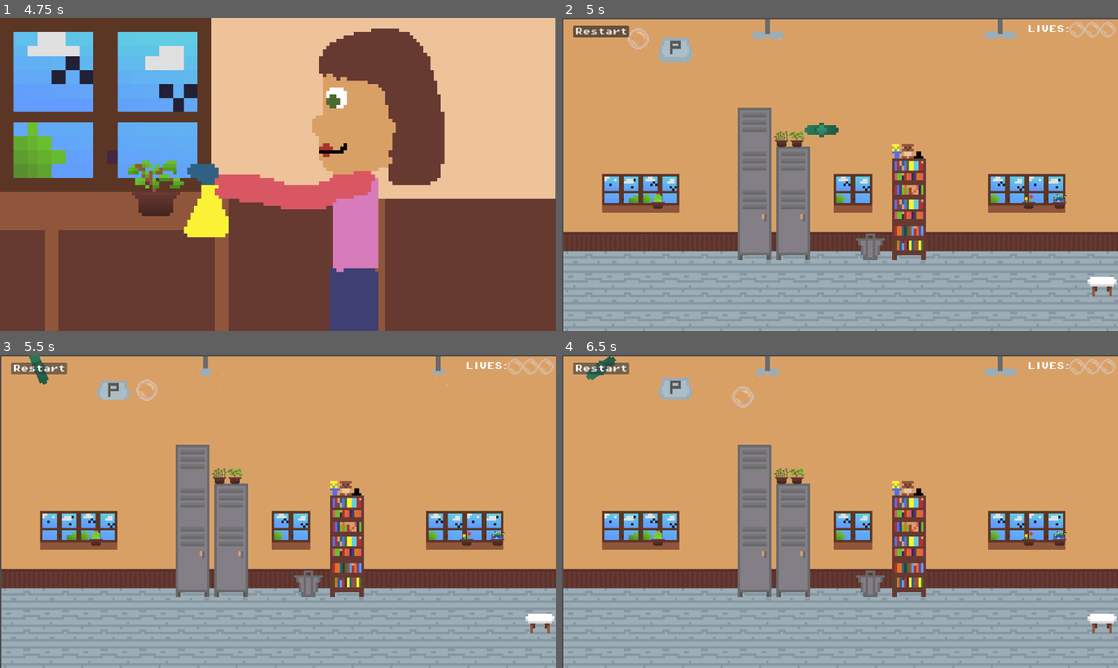
Above: before the commit, frames 1-4 (two rows, left to right).
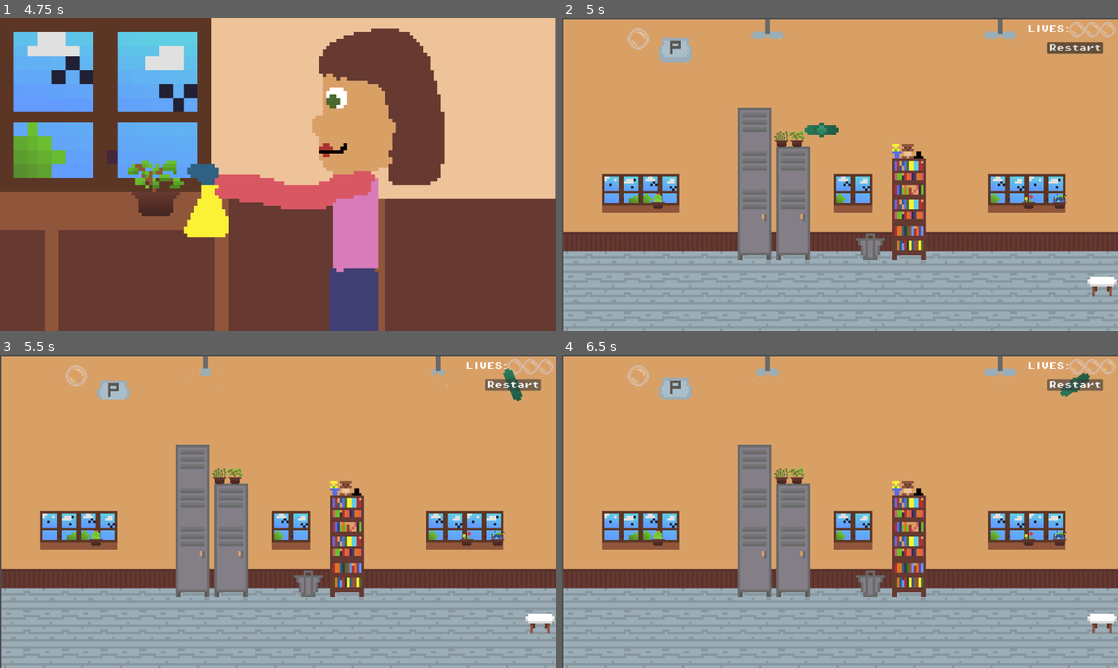
Above: after the commit, the same moments.

Repository: SukainaA/bubbleTheBully
Game: Godot game, scene res://scenes/mainmenu.tscn
Two runs of this game, one before a commit and one after it. Both use one fixed random seed, a clock stepped at 60 frames per second and the inputs below.
Inputs (mouse positions are in pixels of both pictures, inside the frame that each line leads up to):
- Up to frame 1 (4.75 s): click "Play" at 0.5 s; tap Enter at 1.25 s; move the mouse to (400, 158) at 1.27 s; tap P (pop_spawn_bubble) every 0.75 s from 1.35 to 4.35 s; move the mouse to (166, 190) at 2.02 s; move the mouse to (333, 105) at 2.77 s; move the mouse to (250, 237) at 3.52 s; move the mouse to (444, 221) at 4.27 s
- Up to frame 2 (5 s): tap R (debug) at 4.9 s
- Up to frame 3 (5.5 s): click "Restart" at 5 s
- Up to frame 4 (6.5 s): click "Restart" at 5.75 s

Frame 1 is identical in both runs. In frame 2, 0.8% of the frame differs, in the area x 2-98%, y 2-12%; in frame 3, 1.2%, in the area x 2-98%, y 0-15%; in frame 4, 1.1%.

Commit message:
added collisions aroows etc polish

Diff:
--- a/scenes/car_spawner.gd
+++ b/scenes/car_spawner.gd
@@ -16,4 +16,4 @@
 
 func _on_timer_timeout() -> void:
 	car_spawner.add_child(CAR.instantiate())
-	timer.start(randf_range(.5,1.3))
+	timer.start(randf_range(.8,2.0))
--- a/scenes/classroom.tscn
+++ b/scenes/classroom.tscn
@@ -147,6 +147,12 @@
 
 [sub_resource type="RectangleShape2D" id="RectangleShape2D_y5jwb"]
 size = Vector2(1200, 213)
+
+[sub_resource type="RectangleShape2D" id="RectangleShape2D_diovn"]
+size = Vector2(1209, 20)
+
+[sub_resource type="RectangleShape2D" id="RectangleShape2D_0asj7"]
+size = Vector2(20, 518)
 
 [sub_resource type="AtlasTexture" id="AtlasTexture_n8v6n"]
 atlas = ExtResource("9_vnrmb")
@@ -324,7 +330,6 @@
 color = Color(0.839216, 1, 1, 1)
 
 [node name="ObstacleCollision" type="StaticBody2D" parent="."]
-visible = false
 
 [node name="CollisionShape2D" type="CollisionShape2D" parent="ObstacleCollision"]
 position = Vector2(396, 340.5)
@@ -373,6 +378,14 @@
 [node name="CollisionShape2D11" type="CollisionShape2D" parent="ObstacleCollision"]
 position = Vector2(600, 612.5)
 shape = SubResource("RectangleShape2D_y5jwb")
+
+[node name="CollisionShape2D12" type="CollisionShape2D" parent="ObstacleCollision"]
+position = Vector2(595, -8)
+shape = SubResource("RectangleShape2D_diovn")
+
+[node name="CollisionShape2D13" type="CollisionShape2D" parent="ObstacleCollision"]
+position = Vector2(-9, 249)
+shape = SubResource("RectangleShape2D_0asj7")
 
 [node name="P" type="AnimatedSprite2D" parent="."]
 position = Vector2(232, 61)
--- a/scenes/level.tscn
+++ b/scenes/level.tscn
@@ -23,11 +23,16 @@
 b = Vector2(0, 2)
 
 [sub_resource type="CircleShape2D" id="CircleShape2D_fb4io"]
-radius = 128.25
+radius = 49.0408
 
-[sub_resource type="SegmentShape2D" id="SegmentShape2D_csawo"]
-a = Vector2(-4, -34)
-b = Vector2(5, 647)
+[sub_resource type="CircleShape2D" id="CircleShape2D_6qdko"]
+radius = 36.0
+
+[sub_resource type="CircleShape2D" id="CircleShape2D_hnwc3"]
+radius = 41.1947
+
+[sub_resource type="RectangleShape2D" id="RectangleShape2D_hqtc3"]
+size = Vector2(57, 122)
 
 [node name="Level" type="Node2D"]
 
@@ -82,10 +87,10 @@
 [node name="CanvasLayer" type="CanvasLayer" parent="."]
 
 [node name="Button" type="Button" parent="CanvasLayer"]
-offset_left = 23.0
-offset_top = 16.0
-offset_right = 139.0
-offset_bottom = 40.0
+offset_left = 1005.0
+offset_top = 50.0
+offset_right = 1121.0
+offset_bottom = 74.0
 theme_override_colors/icon_hover_color = Color(0, 0, 0, 1)
 theme_override_fonts/font = ExtResource("7_fwbkr")
 text = "Restart"
@@ -98,7 +103,7 @@
 camera2 = NodePath("../Camera2D2")
 
 [node name="CollisionShape2D" type="CollisionShape2D" parent="StreetLimit"]
-position = Vector2(-48, -37)
+position = Vector2(-10, 61)
 shape = SubResource("CircleShape2D_fb4io")
 
 [node name="sewerlimit" type="Area2D" parent="." node_paths=PackedStringArray("camera1", "camera2")]
@@ -108,8 +113,8 @@
 camera2 = NodePath("../Camera2D3")
 
 [node name="CollisionShape2D" type="CollisionShape2D" parent="sewerlimit"]
-position = Vector2(-3, -17)
-shape = SubResource("SegmentShape2D_csawo")
+position = Vector2(-237, 286)
+shape = SubResource("CircleShape2D_6qdko")
 
 [node name="sewerlimit2" type="Area2D" parent="." node_paths=PackedStringArray("camera1", "camera2")]
 position = Vector2(4730, 17)
@@ -118,16 +123,16 @@
 camera2 = NodePath("../Camera2D4")
 
 [node name="CollisionShape2D" type="CollisionShape2D" parent="sewerlimit2"]
-position = Vector2(-3, -17)
-shape = SubResource("SegmentShape2D_csawo")
+position = Vector2(-94, 420)
+shape = SubResource("CircleShape2D_hnwc3")
 
 [node name="playgroundExit" type="Area2D" parent="."]
 position = Vector2(4730, 17)
 script = ExtResource("13_8c6px")
 
 [node name="CollisionShape2D" type="CollisionShape2D" parent="playgroundExit"]
-position = Vector2(1031, 468)
-shape = SubResource("SegmentShape2D_csawo")
+position = Vector2(1023.5, 503)
+shape = SubResource("RectangleShape2D_hqtc3")
 
 [node name="AudioStreamPlayer" type="AudioStreamPlayer" parent="."]
 stream = ExtResource("13_10p4v")
--- a/scenes/paper_plane.gd
+++ b/scenes/paper_plane.gd
@@ -4,7 +4,7 @@
 
 # Called when the node enters the scene tree for the first time.
 func _ready() -> void:
-	static_body_2d.constant_force.x = randi_range(-400, -300)
+	static_body_2d.constant_force.x = randi_range(-200, -100)
 	static_body_2d.constant_force.y = randi_range(-80, -30)
 
 
--- a/scenes/paper_plane.tscn
+++ b/scenes/paper_plane.tscn
@@ -13,7 +13,7 @@
 [node name="StaticBody2D" type="RigidBody2D" parent="." groups=["projectile"]]
 position = Vector2(0, -5)
 gravity_scale = 0.1
-constant_force = Vector2(-500, -300)
+constant_force = Vector2(-150, -30)
 
 [node name="Sprite2D" type="Sprite2D" parent="StaticBody2D"]
 scale = Vector2(3, 3)
--- a/scenes/playground.tscn
+++ b/scenes/playground.tscn
@@ -228,6 +228,12 @@
 "speed": 20.0
 }]
 
+[sub_resource type="RectangleShape2D" id="RectangleShape2D_cojw1"]
+size = Vector2(6, 430)
+
+[sub_resource type="RectangleShape2D" id="RectangleShape2D_rcmc3"]
+size = Vector2(146, 71)
+
 [node name="Playground" type="Node2D"]
 position = Vector2(0, -25)
 script = ExtResource("1_fp8xb")
@@ -246,7 +252,7 @@
 [node name="TileMapLayer" type="TileMapLayer" parent="."]
 position = Vector2(78, 86)
 scale = Vector2(6, 6)
-tile_map_data = PackedByteArray("AAD//wAAAAAAAAAAAAALAP//AAA …(271 unchanged characters)… ABAAAAAAACAAMAAQABAAAAAAACAAIAAQACAAAAAAAHAAQAAwABAAAAAAAGAAQAAwAAAAAAAAD//wUABAAAAAAAAAADAAQABAAAAAAAAAAIAAQAAgAAAAAAAAAJAAUABQAAAAAAAAAJAAQABQABAAAAAAAEAAUAAgABAAAAAAA=")
+tile_map_data = PackedByteArray("AAD//wAAAAAAAAAAAAALAP//AAA …(271 unchanged characters)… ABAAAAAAACAAMAAQABAAAAAAACAAIAAQACAAAAAAD//wUABAAAAAAAAAADAAQABAAAAAAAAAAIAAQAAgAAAAAAAAAJAAUABQAAAAAAAAAJAAQABQABAAAAAAAEAAUAAgABAAAAAAAEAAQAAwAAAAAAAAAFAAQAAwABAAAAAAA=")
 tile_set = SubResource("TileSet_bsk32")
 
 [node name="Sprite2D2" type="Sprite2D" parent="."]
@@ -332,5 +338,22 @@
 offset_right = 957.0
 offset_bottom = 47.0
 
+[node name="StaticBody2D" type="StaticBody2D" parent="."]
+
+[node name="CollisionPolygon2D" type="CollisionPolygon2D" parent="StaticBody2D"]
+polygon = PackedVector2Array(-3, 421, 103, 421, 116, 434, 117, 551, 103, 578, 51, 581, 54, 597, 77, 624, 67, 653, 36, 664, 2, 663, 3, 670, 86, 670, 90, 582, 305, 587, 306, 361, 288, 340, 289, 303, 301, 289, 336, 288, 346, 301, 347, 343, 330, 363, 331, 642, 331, 587, 383, 566, 373, 513, 402, 497, 438, 497, 455, 523, 459, 535, 481, 489, 622, 489, 639, 547, 607, 563, 463, 566, 464, 588, 855, 590, 858, 478, 889, 485, 923, 546, 943, 560, 942, 570, 903, 570, 906, 598, 1075, 597, 1074, 361, 1057, 339, 1057, 300, 1071, 289, 1102, 290, 1113, 304, 1114, 345, 1100, 362, 1098, 645, 1099, 598, 1152, 597, 1148, 704, -35, 723)
+
+[node name="CollisionShape2D" type="CollisionShape2D" parent="StaticBody2D"]
+position = Vector2(-7, 205)
+shape = SubResource("RectangleShape2D_cojw1")
+
+[node name="CollisionShape2D2" type="CollisionShape2D" parent="StaticBody2D"]
+position = Vector2(1225, 25.5)
+shape = SubResource("RectangleShape2D_rcmc3")
+
+[node name="CollisionShape2D3" type="CollisionShape2D" parent="StaticBody2D"]
+position = Vector2(1190, 342)
+shape = SubResource("RectangleShape2D_rcmc3")
+
 [connection signal="timeout" from="Timer" to="." method="_on_timer_timeout"]
 [connection signal="body_entered" from="Area2D" to="." method="_on_area_2d_body_entered"]
--- a/scenes/playground_exit.gd
+++ b/scenes/playground_exit.gd
@@ -12,4 +12,5 @@
 
 
 func _on_body_entered(body: Node2D) -> void:
-	get_tree().change_scene_to_file("res://scenes/4.tscn")
+	if not body.is_in_group("projectile"):
+		get_tree().change_scene_to_file("res://scenes/4.tscn")
--- a/scenes/sewer.tscn
+++ b/scenes/sewer.tscn
@@ -10,6 +10,7 @@
 [ext_resource type="PackedScene" uid="uid://bs0fgg1j2wkds" path="res://scenes/maus.tscn" id="7_kkdrp"]
 [ext_resource type="PackedScene" uid="uid://bql8ckk10gv6q" path="res://scenes/fish_bone.tscn" id="8_yley0"]
 [ext_resource type="PackedScene" uid="uid://c68qgl137j7i4" path="res://scenes/lives.tscn" id="10_f2ifo"]
+[ext_resource type="Texture2D" uid="uid://figxtsa23520" path="res://sprites/arrowDown.png" id="11_myjgf"]
 
 [sub_resource type="TileSetAtlasSource" id="TileSetAtlasSource_qr8t6"]
 texture = ExtResource("2_mjcry")
@@ -156,6 +157,88 @@
 sources/0 = SubResource("TileSetAtlasSource_pbvyv")
 sources/1 = SubResource("TileSetAtlasSource_nl1la")
 
+[sub_resource type="RectangleShape2D" id="RectangleShape2D_nyk0d"]
+size = Vector2(2315, 20)
+
+[sub_resource type="RectangleShape2D" id="RectangleShape2D_2qvxr"]
+size = Vector2(533.5, 20)
+
+[sub_resource type="RectangleShape2D" id="RectangleShape2D_1lovi"]
+size = Vector2(114, 67.5)
+
+[sub_resource type="RectangleShape2D" id="RectangleShape2D_auv7b"]
+size = Vector2(77, 353)
+
+[sub_resource type="RectangleShape2D" id="RectangleShape2D_sk1wi"]
+size = Vector2(13, 623)
+
+[sub_resource type="RectangleShape2D" id="RectangleShape2D_dq126"]
+size = Vector2(20, 630)
+
+[sub_resource type="AtlasTexture" id="AtlasTexture_avdpe"]
+atlas = ExtResource("11_myjgf")
+region = Rect2(0, 0, 16, 16)
+
+[sub_resource type="AtlasTexture" id="AtlasTexture_yuh3l"]
+atlas = ExtResource("11_myjgf")
+region = Rect2(16, 0, 16, 16)
+
+[sub_resource type="AtlasTexture" id="AtlasTexture_h0ap8"]
+atlas = ExtResource("11_myjgf")
+region = Rect2(32, 0, 16, 16)
+
+[sub_resource type="AtlasTexture" id="AtlasTexture_r483b"]
+atlas = ExtResource("11_myjgf")
+region = Rect2(48, 0, 16, 16)
+
+[sub_resource type="AtlasTexture" id="AtlasTexture_ng2ca"]
+atlas = ExtResource("11_myjgf")
+region = Rect2(64, 0, 16, 16)
+
+[sub_resource type="AtlasTexture" id="AtlasTexture_onij4"]
+atlas = ExtResource("11_myjgf")
+region = Rect2(80, 0, 16, 16)
+
+[sub_resource type="AtlasTexture" id="AtlasTexture_fu1qu"]
+atlas = ExtResource("11_myjgf")
+region = Rect2(96, 0, 16, 16)
+
+[sub_resource type="AtlasTexture" id="AtlasTexture_gnxw6"]
+atlas = ExtResource("11_myjgf")
+region = Rect2(112, 0, 16, 16)
+
+[sub_resource type="SpriteFrames" id="SpriteFrames_uhkko"]
+animations = [{
+"frames": [{
+"duration": 1.0,
+"texture": SubResource("AtlasTexture_avdpe")
+}, {
+"duration": 1.0,
+"texture": SubResource("AtlasTexture_yuh3l")
+}, {
+"duration": 1.0,
+"texture": SubResource("AtlasTexture_h0ap8")
+}, {
+"duration": 1.0,
+"texture": SubResource("AtlasTexture_r483b")
+}, {
+"duration": 1.0,
+"texture": SubResource("AtlasTexture_ng2ca")
+}, {
+"duration": 1.0,
+"texture": SubResource("AtlasTexture_onij4")
+}, {
+"duration": 1.0,
+"texture": SubResource("AtlasTexture_fu1qu")
+}, {
+"duration": 1.0,
+"texture": SubResource("AtlasTexture_gnxw6")
+}],
+"loop": true,
+"name": &"default",
+"speed": 20.0
+}]
+
 [node name="Sewer" type="Node2D"]
 
 [node name="TileMapLayer3" type="TileMapLayer" parent="."]
@@ -255,3 +338,83 @@
 offset_top = 35.0
 offset_right = 2111.0
 offset_bottom = 35.0
+
+[node name="bounds" type="StaticBody2D" parent="."]
+
+[node name="CollisionShape2D" type="CollisionShape2D" parent="bounds"]
+position = Vector2(1148, -11)
+shape = SubResource("RectangleShape2D_nyk0d")
+
+[node name="CollisionShape2D3" type="CollisionShape2D" parent="bounds"]
+position = Vector2(1148, 612)
+shape = SubResource("RectangleShape2D_nyk0d")
+
+[node name="CollisionShape2D2" type="CollisionShape2D" parent="bounds"]
+position = Vector2(572.25, 11)
+shape = SubResource("RectangleShape2D_2qvxr")
+
+[node name="CollisionShape2D11" type="CollisionShape2D" parent="bounds"]
+position = Vector2(1859, 11)
+shape = SubResource("RectangleShape2D_2qvxr")
+
+[node name="CollisionShape2D12" type="CollisionShape2D" parent="bounds"]
+position = Vector2(1981, 11)
+shape = SubResource("RectangleShape2D_2qvxr")
+
+[node name="CollisionShape2D13" type="CollisionShape2D" parent="bounds"]
+position = Vector2(1209, 11)
+shape = SubResource("RectangleShape2D_2qvxr")
+
+[node name="CollisionShape2D7" type="CollisionShape2D" parent="bounds"]
+position = Vector2(1009, 318)
+shape = SubResource("RectangleShape2D_1lovi")
+
+[node name="CollisionShape2D10" type="CollisionShape2D" parent="bounds"]
+position = Vector2(146, 189)
+shape = SubResource("RectangleShape2D_1lovi")
+
+[node name="CollisionShape2D14" type="CollisionShape2D" parent="bounds"]
+position = Vector2(2274, 445)
+shape = SubResource("RectangleShape2D_1lovi")
+
+[node name="CollisionShape2D15" type="CollisionShape2D" parent="bounds"]
+position = Vector2(1302, 189)
+shape = SubResource("RectangleShape2D_1lovi")
+
+[node name="CollisionShape2D4" type="CollisionShape2D" parent="bounds"]
+position = Vector2(1098.5, 166.5)
+shape = SubResource("RectangleShape2D_auv7b")
+
+[node name="CollisionShape2D9" type="CollisionShape2D" parent="bounds"]
+position = Vector2(54, 37)
+shape = SubResource("RectangleShape2D_auv7b")
+
+[node name="CollisionShape2D16" type="CollisionShape2D" parent="bounds"]
+position = Vector2(1206, 37)
+shape = SubResource("RectangleShape2D_auv7b")
+
+[node name="CollisionShape2D5" type="CollisionShape2D" parent="bounds"]
+position = Vector2(1153.5, 311.5)
+shape = SubResource("RectangleShape2D_sk1wi")
+
+[node name="CollisionShape2D6" type="CollisionShape2D" parent="bounds"]
+position = Vector2(0, 305)
+shape = SubResource("RectangleShape2D_dq126")
+
+[node name="CollisionShape2D8" type="CollisionShape2D" parent="bounds"]
+position = Vector2(2314, 305)
+shape = SubResource("RectangleShape2D_dq126")
+
+[node name="AnimatedSprite2D" type="AnimatedSprite2D" parent="."]
+position = Vector2(873, 308)
+rotation = -1.39483
+scale = Vector2(4.125, 4.125)
+sprite_frames = SubResource("SpriteFrames_uhkko")
+autoplay = "default"
+
+[node name="AnimatedSprite2D2" type="AnimatedSprite2D" parent="."]
+position = Vector2(2137, 430)
+rotation = -1.39483
+scale = Vector2(4.125, 4.125)
+sprite_frames = SubResource("SpriteFrames_uhkko")
+autoplay = "default"
--- a/scenes/street.tscn
+++ b/scenes/street.tscn
@@ -14,6 +14,9 @@
 [ext_resource type="Script" path="res://scenes/car_spawner.gd" id="12_ii4at"]
 [ext_resource type="Shader" path="res://scenes/sewer.gdshader" id="13_miorx"]
 [ext_resource type="PackedScene" uid="uid://c68qgl137j7i4" path="res://scenes/lives.tscn" id="14_8hnpi"]
+[ext_resource type="Texture2D" uid="uid://cykvahcwm8psy" path="res://sprites/sewer/PIPE.png" id="15_388rr"]
+[ext_resource type="Texture2D" uid="uid://figxtsa23520" path="res://sprites/arrowDown.png" id="16_7tume"]
+[ext_resource type="Texture2D" uid="uid://d13ec4ren6um7" path="res://sprites/street/signConstruction.png" id="17_fcf2o"]
 
 [sub_resource type="TileSetAtlasSource" id="TileSetAtlasSource_oyfvm"]
 texture = ExtResource("2_dhrop")
@@ -145,6 +148,12 @@
 
 [sub_resource type="RectangleShape2D" id="RectangleShape2D_iwe1b"]
 size = Vector2(64, 48)
+
+[sub_resource type="RectangleShape2D" id="RectangleShape2D_txna4"]
+size = Vector2(20, 729)
+
+[sub_resource type="RectangleShape2D" id="RectangleShape2D_wgdwh"]
+size = Vector2(1208, 20)
 
 [sub_resource type="ShaderMaterial" id="ShaderMaterial_jgtjc"]
 shader = ExtResource("13_miorx")
@@ -162,6 +171,74 @@
 shader_parameter/hdr = false
 shader_parameter/seed = 0.935
 
+[sub_resource type="AtlasTexture" id="AtlasTexture_cety2"]
+atlas = ExtResource("15_388rr")
+region = Rect2(240, 0, 16, 16)
+
+[sub_resource type="AtlasTexture" id="AtlasTexture_avdpe"]
+atlas = ExtResource("16_7tume")
+region = Rect2(0, 0, 16, 16)
+
+[sub_resource type="AtlasTexture" id="AtlasTexture_yuh3l"]
+atlas = ExtResource("16_7tume")
+region = Rect2(16, 0, 16, 16)
+
+[sub_resource type="AtlasTexture" id="AtlasTexture_h0ap8"]
+atlas = ExtResource("16_7tume")
+region = Rect2(32, 0, 16, 16)
+
+[sub_resource type="AtlasTexture" id="AtlasTexture_r483b"]
+atlas = ExtResource("16_7tume")
+region = Rect2(48, 0, 16, 16)
+
+[sub_resource type="AtlasTexture" id="AtlasTexture_ng2ca"]
+atlas = ExtResource("16_7tume")
+region = Rect2(64, 0, 16, 16)
+
+[sub_resource type="AtlasTexture" id="AtlasTexture_onij4"]
+atlas = ExtResource("16_7tume")
+region = Rect2(80, 0, 16, 16)
+
+[sub_resource type="AtlasTexture" id="AtlasTexture_fu1qu"]
+atlas = ExtResource("16_7tume")
+region = Rect2(96, 0, 16, 16)
+
+[sub_resource type="AtlasTexture" id="AtlasTexture_gnxw6"]
+atlas = ExtResource("16_7tume")
+region = Rect2(112, 0, 16, 16)
+
+[sub_resource type="SpriteFrames" id="SpriteFrames_6sbvf"]
+animations = [{
+"frames": [{
+"duration": 1.0,
+"texture": SubResource("AtlasTexture_avdpe")
+}, {
+"duration": 1.0,
+"texture": SubResource("AtlasTexture_yuh3l")
+}, {
+"duration": 1.0,
+"texture": SubResource("AtlasTexture_h0ap8")
+}, {
+"duration": 1.0,
+"texture": SubResource("AtlasTexture_r483b")
+}, {
+"duration": 1.0,
+"texture": SubResource("AtlasTexture_ng2ca")
+}, {
+"duration": 1.0,
+"texture": SubResource("AtlasTexture_onij4")
+}, {
+"duration": 1.0,
+"texture": SubResource("AtlasTexture_fu1qu")
+}, {
+"duration": 1.0,
+"texture": SubResource("AtlasTexture_gnxw6")
+}],
+"loop": true,
+"name": &"default",
+"speed": 20.0
+}]
+
 [node name="Street" type="Node2D"]
 
 [node name="BG" type="Sprite2D" parent="."]
@@ -233,6 +310,14 @@
 [node name="CollisionShape2D6" type="CollisionShape2D" parent="StaticBody2D"]
 position = Vector2(992, 488)
 shape = SubResource("RectangleShape2D_iwe1b")
+
+[node name="CollisionShape2D7" type="CollisionShape2D" parent="StaticBody2D"]
+position = Vector2(1211, 363)
+shape = SubResource("RectangleShape2D_txna4")
+
+[node name="CollisionShape2D8" type="CollisionShape2D" parent="StaticBody2D"]
+position = Vector2(594, 553)
+shape = SubResource("RectangleShape2D_wgdwh")
 
 [node name="CarTimer" type="Timer" parent="."]
 one_shot = true
@@ -260,4 +345,20 @@
 offset_right = 858.0
 offset_bottom = 18.0
 
+[node name="sewer" type="Sprite2D" parent="."]
+position = Vector2(1095, 592)
+scale = Vector2(6.875, 6.875)
+texture = SubResource("AtlasTexture_cety2")
+
+[node name="AnimatedSprite2D" type="AnimatedSprite2D" parent="."]
+position = Vector2(1091, 496)
+scale = Vector2(4.125, 4.125)
+sprite_frames = SubResource("SpriteFrames_6sbvf")
+autoplay = "default"
+
+[node name="Sprite2D" type="Sprite2D" parent="."]
+position = Vector2(1047, 587)
+scale = Vector2(6.34374, 7.88682)
+texture = ExtResource("17_fcf2o")
+
 [connection signal="timeout" from="CarTimer" to="CarSpawner" method="_on_timer_timeout"]
--- a/scripts/bubble.gd
+++ b/scripts/bubble.gd
@@ -27,36 +27,11 @@
 func _on_body_entered(body: Node) -> void:
 	print(lives)
 	if ! body.is_in_group("fan") && lives != 0:
-		if Debug.curr_scene == 0:
-			global_position.x = 150 * 1
-			global_position.y = 150
-			gravity_scale = 0
-			linear_velocity.x = 0
-			linear_velocity.y = 0
-		if Debug.curr_scene == 1:
-			global_position.x = 1275 * 1
-			global_position.y = 150
-			gravity_scale = 0
-			linear_velocity.x = 0
-			linear_velocity.y = 0
-		if Debug.curr_scene == 2:
-			global_position.x = 1275 * 2
-			global_position.y = 75
-			gravity_scale = 0
-			linear_velocity.x = 0
-			linear_velocity.y = 0
-		if Debug.curr_scene == 3:
-			global_position.x = 1275 * 3
-			global_position.y = 75
-			gravity_scale = 0
-			linear_velocity.x = 0
-			linear_velocity.y = 0
-		if Debug.curr_scene == 4:
-			global_position.x = 1275 * 4
-			global_position.y = 75
-			gravity_scale = 0
-			linear_velocity.x = 0
-			linear_velocity.y = 0
+		global_position.x = 100 + (1275 * Debug.curr_scene)
+		global_position.y = 90
+		gravity_scale = 0
+		linear_velocity.x = 0
+		linear_velocity.y = 0
 		Debug.lives -=1
 		lives -= 1
 		$Timer.start()
Not shown: 1 places in scenes/classroom.tscn that only renumber resources
Not shown: 1 places in scenes/level.tscn that only renumber resources
Not shown: 1 places in scenes/playground.tscn that only renumber resources
Not shown: 1 places in scenes/sewer.tscn that only renumber resources
Not shown: 1 places in scenes/street.tscn that only renumber resources
Binary file added: sprites/street/signConstruction.png
